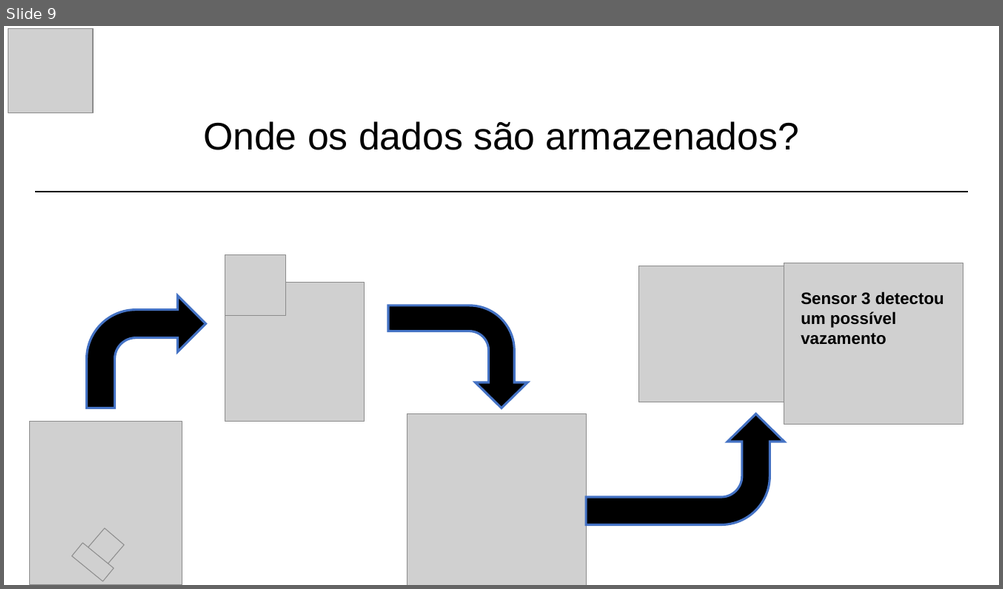
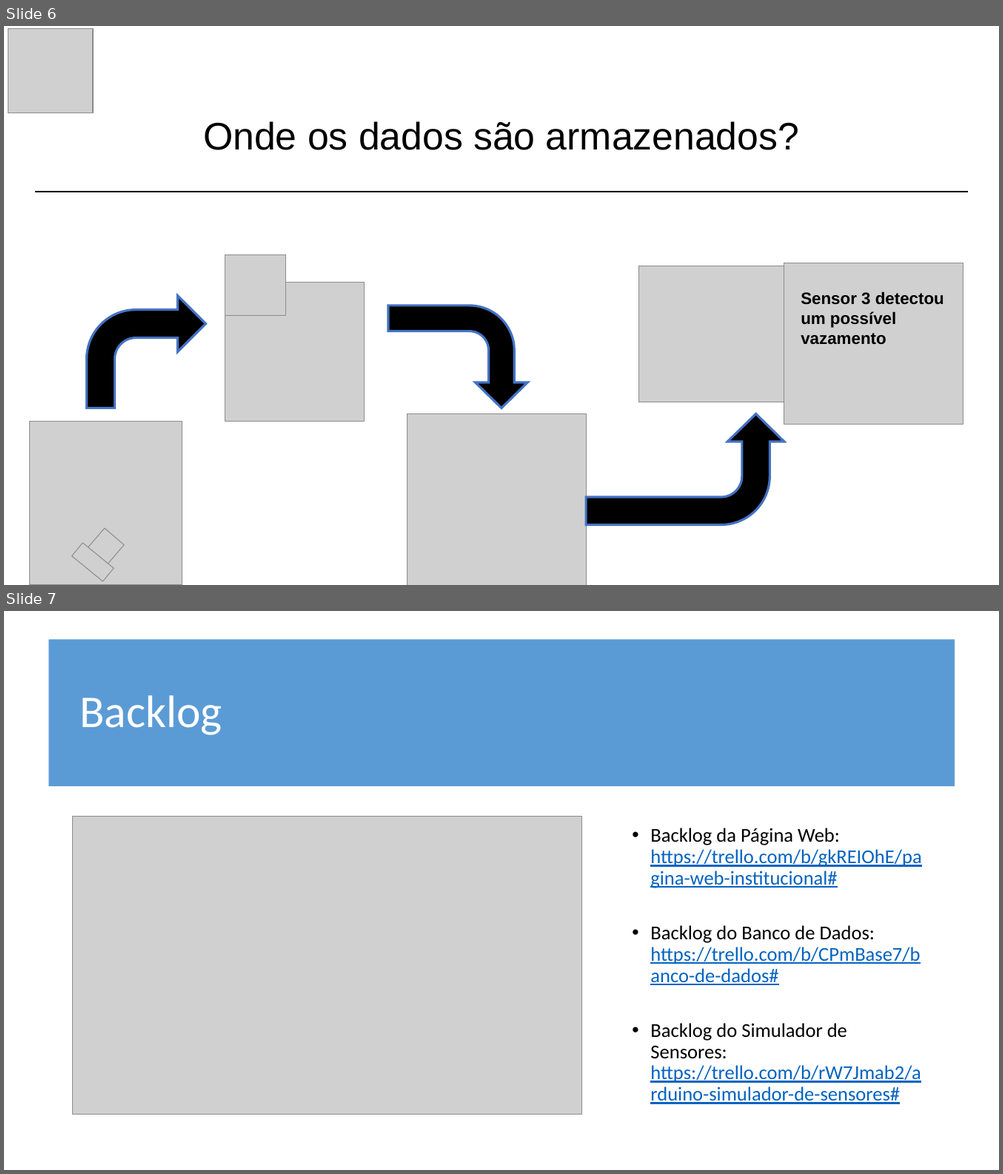
Before and after one commit to franklin-silva41/PROJETO-SENSOR-DE-UMIDADE, a slide deck: SUSTABIL - Apresentação real.pptx. Shown one above the other, each under a label of ours: slide 9 before the commit, slides 6 and 7 after it. The pictures are 1003x589 and 1003x1174 pixels, drawn with LibreOffice and Linux fonts; fonts in the diff are those of the drawing; grey boxes stand for pictures. Boxes give left, top, right and bottom in pixels: in the first picture for what was removed or moved away, otherwise in the second. Text is boxed around its words. In the diff, an @@ line names an element or a change of style, - is before the commit and + after.

```diff
--- a/SUSTABIL - Apresentação real.pptx
+++ b/SUSTABIL - Apresentação real.pptx
@@ slide 7 added at bbox=[4, 611, 999, 1170], background #FFFFFF @@
@@ rectangle added at bbox=[48, 639, 955, 786], fill #5B9BD5 @@
@@ title added at bbox=[79, 695, 222, 735], 44 pt, text #FFFFFF @@
+Backlog
@@ picture added at bbox=[73, 816, 581, 1115] @@
@@ text added at bbox=[650, 828, 921, 1105], 19 pt, text #0563C1, underline @@
+• Backlog da Página Web: https://trello.com/b/gkREIOhE/pagina-web-institucional#
+• Backlog do Banco de Dados: https://trello.com/b/CPmBase7/banco-de-dados#
+• Backlog do Simulador de Sensores: https://trello.com/b/rW7Jmab2/arduino-simulador-de-sensores#
@@ what was slide 9 is now slide 6 @@
```
Also in this commit, not shown: 4 slides changed, 4 other slides added, 2 slides removed, 2 other files.
